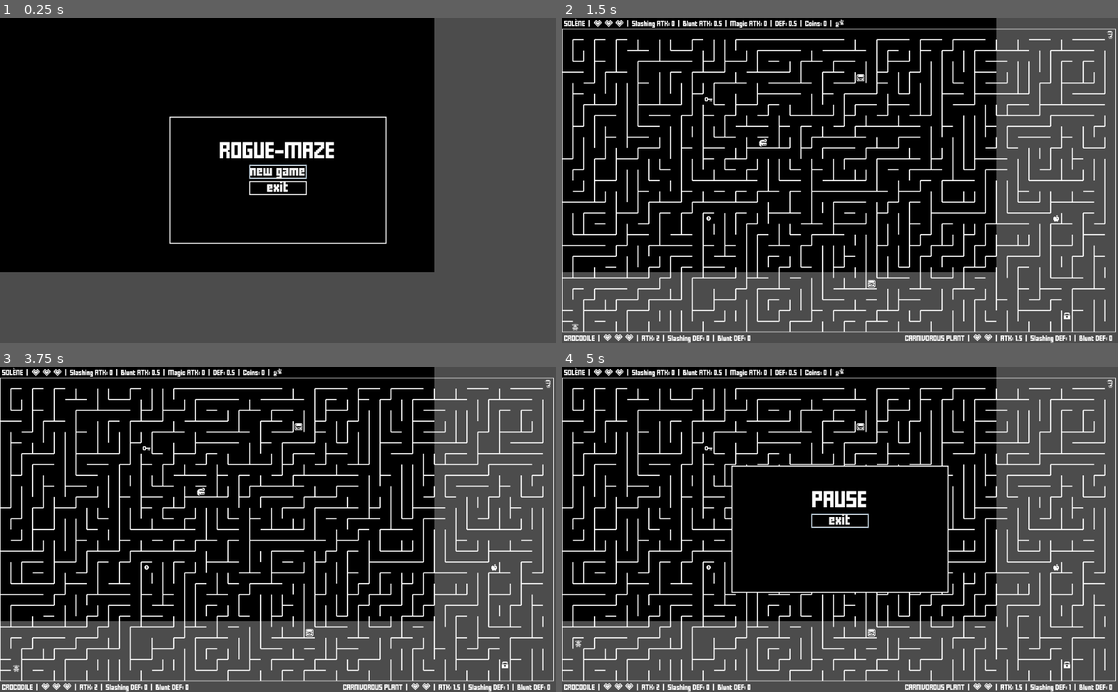
Above: before the commit, frames 1-4 (two rows, left to right).
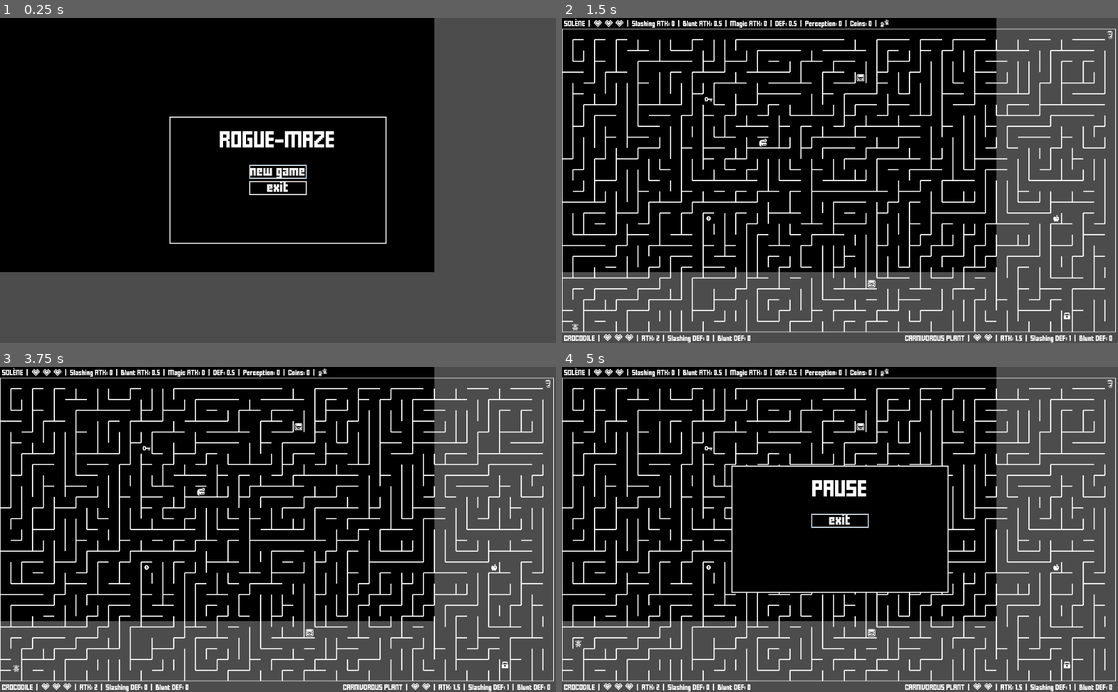
Above: after the commit, the same moments.

Repository: jGonzalezFernandez/rogue-maze
Game: Godot game, scene res://main/main.tscn
Same seed, same stepped clock (60 frames per second), same inputs: the game is played once before the commit and once after it.
Inputs:
- Up to frame 1 (0.25 s): no input
- Up to frame 2 (1.5 s): click "new game" at 0.5 s; tap Enter (bomb) at 1.25 s; hold Right (ui_right) from 1.28 s (still down); hold Enter (bomb) from 1.28 s (still down)
- Up to frame 3 (3.75 s): tap Space at 2, 3.5 s; release Right (ui_right) at 2.03 s; release Enter (bomb) at 2.03 s; hold Down (ui_down) 2.03-2.78 s; tap Shift (dash) at 2.1 s; tap Enter (bomb) at 2.75, 3.6 s; hold Right (ui_right) 2.78-3.53 s; hold Backspace (teleport) 2.78-3.53 s; hold Up (ui_up) from 3.53 s (still down)
- Up to frame 4 (5 s): release Up (ui_up) at 4.28 s; hold Left (ui_left) from 4.28 s (still down); hold Shift (dash) from 4.28 s (still down); tap Escape (menu) at 4.9 s

The runs differ from the first frame. In frame 1, 1.1% of the frame differs, in the area x 39-61%, y 34-44%; in frame 2, 0.2%; in frame 3, 0.2%; in frame 4, 0.7%.

Commit message:
Two new events added, plus the Lens of perception to obtain hints

Diff:
--- a/grid_elements/characters/player/player.gd
+++ b/grid_elements/characters/player/player.gd
@@ -19,6 +19,7 @@
 var blunt_atk = 1
 var magic_atk = 0
 var def = 1
+var perception = 0
 var coins = 0
 var dash_ability = false
 var teleport_ability = false
@@ -61,7 +62,7 @@
 
 func get_stats() -> String:
 	# We halve the stats displayed in the interface because it's easier to think in terms of whole hearts and half hearts
-	return "|  Slashing ATK: %s  |  Blunt ATK: %s  |  Magic ATK: %s  |  DEF: %s  |  Coins: %s  |" % [Utils.half(slashing_atk), Utils.half(blunt_atk), Utils.half(magic_atk), Utils.half(def), coins]
+	return "|  Slashing ATK: %s  |  Blunt ATK: %s  |  Magic ATK: %s  |  DEF: %s  |  Perception: %s  |  Coins: %s  |" % [Utils.half(slashing_atk), Utils.half(blunt_atk), Utils.half(magic_atk), Utils.half(def), perception, coins]
 
 func on_area_entered(area) -> void:
 	if area is BombExplosion:
--- a/gui_elements/popup/event_popup.gd
+++ b/gui_elements/popup/event_popup.gd
@@ -1,33 +1,60 @@
 class_name EventPopup
 extends PopupExt
 
-enum EventName {BAD_LEVER}
+enum EventName {BAD_LEVER, LOOSE_TILE, GOOD_LEVER}
 
-const BAD_LEVER_INTRO_MESSAGE = "You notice a lever on the wall hidden in the shadows.\nIt has a small skull engraved on it.\nDo you move the lever?"
+const BAD_LEVER_INTRO_MESSAGE = "You notice a lever on the wall hidden in the shadows.\nIt has a small circle engraved on it.\nDo you move the lever?"
+const BAD_LEVER_HINT = "\nPERCEPTION: in fact, the circle looks like some kind of skull."
 const BAD_LEVER_RESULT_MESSAGE = "It was a trap!\nA secret trapdoor opens in the ceiling and a stone falls on your head.\nYour life is reduced to half a heart."
+
+const LOOSE_TILE_INTRO_MESSAGE = "You notice a loose tile in the corner of the hallway that looks like a switch.\nUnder normal circumstances you would think it's a trap, but it's strange that it's not right in the middle of the path.\nDo you press it?"
+const LOOSE_TILE_HINT = "\nPERCEPTION: the floor sounds hollow in this area."
+const LOOSE_TILE_RESULT_MESSAGE = "The floor opens and you fall to the next level!\nYour life is reduced to half a heart."
+
+const GOOD_LEVER_INTRO_MESSAGE = "You notice a lever on the wall hidden in the shadows.\nIt has a small X engraved on it.\nDo you move the lever?"
+const GOOD_LEVER_HINT = "\nPERCEPTION: in fact, the X looks like a crossed fork and knife."
+const GOOD_LEVER_RESULT_MESSAGE = "A secret compartment opens in the wall. Under the light of a candelabra, the most wonderful food awaits you. What a delicious surprise!\nYou feel better than ever, and you regain all your life plus an extra heart."
 
 var event_name: int
 var intro_message: String
+var hint: String
 var result_message: String
 
+var player: Player
+var menu_popup: MenuPopup
 var small_font_theme: CustomTheme
 var yes_button: Button
 var no_button: Button
 var continue_button: Button
 
-func _init(event_name: int, main: ColorRect).(main) -> void:
+func _init(event_name: int, player: Player, menu_popup: MenuPopup, main: ColorRect).(main) -> void:
 	self.event_name = event_name
 	match event_name:
 		EventName.BAD_LEVER:
 			self.intro_message = BAD_LEVER_INTRO_MESSAGE
+			self.hint = BAD_LEVER_HINT
 			self.result_message = BAD_LEVER_RESULT_MESSAGE
+		EventName.LOOSE_TILE:
+			self.intro_message = LOOSE_TILE_INTRO_MESSAGE
+			self.hint = LOOSE_TILE_HINT
+			self.result_message = LOOSE_TILE_RESULT_MESSAGE
+		EventName.GOOD_LEVER:
+			self.intro_message = GOOD_LEVER_INTRO_MESSAGE
+			self.hint = GOOD_LEVER_HINT
+			self.result_message = GOOD_LEVER_RESULT_MESSAGE
 
+	self.player = player
+	self.menu_popup = menu_popup
 	small_font_theme = CustomTheme.new(CustomFont.new(CustomFont.SMALL_FONT_SIZE), main.color)
 
 func _ready() -> void:
+	menu_popup.set_process_input(false)
 	get_tree().paused = true
 
-	message.text = intro_message
+	var full_message = intro_message
+	if player.perception > 0:
+		full_message += hint
+	message.text = full_message
 	message.theme = small_font_theme
 
 	yes_button = Button.new()
--- a/gui_elements/popup/popup_ext.gd
+++ b/gui_elements/popup/popup_ext.gd
@@ -21,7 +21,7 @@
 	add_child(panel)
 
 	message = Label.new()
-	message.set_anchors_and_margins_preset(Control.PRESET_WIDE, 0, 50)
+	message.set_anchors_and_margins_preset(Control.PRESET_WIDE, 0, 30)
 	message.align = Label.ALIGN_CENTER
 	message.autowrap = true
 	add_child(message)
--- /dev/null
+++ b/gui_elements/status_bar/items/lens/lens.gd
@@ -0,0 +1,8 @@
+class_name Lens
+extends Item
+
+const LENS_TEXTURE_PATH = ResourcePath.ITEMS + "/lens/lens.png"
+const LENS_TEXTURE = preload(LENS_TEXTURE_PATH)
+
+func _init().(LENS_TEXTURE) -> void:
+	pass
--- a/gui_elements/status_bar/status_bar.gd
+++ b/gui_elements/status_bar/status_bar.gd
@@ -1,7 +1,7 @@
 class_name StatusBar
 extends HBoxContainer
 
-enum Item {GAUNTLETS, SWORD, MACE, WOODEN_SHIELD, CHAINMAIL, BOOTS, AMULET, HEART_CONTAINER, CHAOS_SWORD, HAMMER, SHIELD, RING, CLOAK, BOMB_BAG}
+enum Item {GAUNTLETS, SWORD, MACE, WOODEN_SHIELD, LENS, CHAINMAIL, BOOTS, AMULET, HEART_CONTAINER, CHAOS_SWORD, HAMMER, SHIELD, RING, CLOAK, BOMB_BAG}
 
 var layout_preset: int
 var offset: Vector2
--- a/main/main.gd
+++ b/main/main.gd
@@ -31,6 +31,7 @@
 var edged_weapon: Edgedweapon
 var blunt_weapon: BluntWeapon
 var shield: Shield
+var lens: Lens
 var armor: Armor
 var boots: Boots
 var amulet: Amulet
@@ -38,6 +39,7 @@
 var cloak: Cloak
 var bomb_bag: BombBag
 var first_events: Array
+var second_events: Array
 
 func _ready() -> void:
 #	randomize()
@@ -67,11 +69,12 @@
 	new_level()
 	set_enemy_status_bars()
 
-	first_items = [StatusBar.Item.SWORD, StatusBar.Item.MACE, StatusBar.Item.WOODEN_SHIELD]
+	first_items = [StatusBar.Item.SWORD, StatusBar.Item.MACE, StatusBar.Item.WOODEN_SHIELD, StatusBar.Item.LENS]
 	second_items = [StatusBar.Item.CHAINMAIL, StatusBar.Item.BOOTS, StatusBar.Item.AMULET, StatusBar.Item.HEART_CONTAINER]
 	third_items = [StatusBar.Item.CHAOS_SWORD, StatusBar.Item.HAMMER, StatusBar.Item.SHIELD, StatusBar.Item.RING, StatusBar.Item.CLOAK, StatusBar.Item.BOMB_BAG]
 
-	first_events = [EventPopup.EventName.BAD_LEVER]
+	first_events = [EventPopup.EventName.BAD_LEVER, EventPopup.EventName.LOOSE_TILE]
+	second_events = [EventPopup.EventName.GOOD_LEVER]
 
 func add_enemy(enemy: Enemy) -> void:
 	add_child(enemy)
@@ -108,7 +111,7 @@
 			maze = Maze.new(GenerationAlgorithm.SIDEWINDER, true)
 			add_enemy(Bear.new(maze.random_center_position(), player, maze, self))
 			add_enemy(Bat.new(maze.random_top_right_position(), player, maze, self))
-			add_element(Coin.new(maze.random_center_left_position(), self))
+			add_element(Event.new(maze.random_center_left_position(), self))
 			add_element(Coin.new(maze.random_center_right_position(), self))
 		3:
 			maze = Maze.new(GenerationAlgorithm.RECURSIVE_BACKTRACKER, true)
@@ -126,7 +129,7 @@
 			add_enemy(SkeletonKnight.new(maze.random_center_position(), player, maze, self))
 			add_enemy(HumanGhost.new(maze.random_top_right_position(), player, maze, self))
 			add_element(Coin.new(maze.random_center_left_position(), self))
-			add_element(Coin.new(maze.random_center_right_position(), self))
+			add_element(Event.new(maze.random_center_right_position(), self))
 		5:
 			maze = Maze.new(GenerationAlgorithm.RECURSIVE_DIVISION)
 			add_enemy(SkeletonWizard.new(maze.random_center_position(), player, maze, self))
@@ -176,6 +179,7 @@
 	clean_array(enemies)
 	clean_array(enemy_status_bars)
 	clean_array(minor_enemies)
+	remove(key)
 	if everything:
 		clean_array(allies)
 		remove(player_status_bar)
@@ -184,8 +188,8 @@
 		first_items.clear()
 		second_items.clear()
 		third_items.clear()
-		remove(key)
 		first_events.clear()
+		second_events.clear()
 	else:
 		# We want the allies to follow the Player to the next level, so we don't delete
 		# them to continue their treatment later (in the update_allies() function).
@@ -230,6 +234,15 @@
 
 func on_stairs_area_exited(_area) -> void:
 	stairs.stand_forward()
+
+func set_player_health(new_health: int) -> void:
+	player.health = new_health
+	player_status_bar.set_hearts(player.health)
+
+func add_heart_container(new_health: int) -> void:
+	player.max_health += 2
+	player_status_bar.heart_bar.add_child(Heart.new())
+	set_player_health(new_health)
 
 func on_treasure_area_entered(_area, treasure: Treasure) -> void:
 	if !first_items.empty():
@@ -246,6 +259,10 @@
 				shield = Shield.new()
 				player_status_bar.inventory.add_child(shield)
 				player.def += 1
+			StatusBar.Item.LENS:
+				lens = Lens.new()
+				player_status_bar.inventory.add_child(lens)
+				player.perception += 1
 	elif !second_items.empty():
 		match Utils.pop_random_elem(second_items):
 			StatusBar.Item.CHAINMAIL:
@@ -262,10 +279,7 @@
 				player_status_bar.inventory.add_child(amulet)
 				player.teleport_ability = true
 			StatusBar.Item.HEART_CONTAINER:
-				player.max_health += 2
-				player_status_bar.heart_bar.add_child(Heart.new())
-				player.health += 2
-				player_status_bar.set_hearts(player.health)
+				add_heart_container(player.health + 2)
 	elif !third_items.empty():
 		match Utils.pop_random_elem(third_items):
 			StatusBar.Item.CHAOS_SWORD:
@@ -349,19 +363,28 @@
 	food.stand_forward()
 
 func on_event_area_entered(_area, event: Event) -> void:
-	if !first_events.empty():
-		var event_popup = EventPopup.new(Utils.pop_random_elem(first_events), self)
-		gui_layer.add_child(event_popup)
-		event_popup.popup_centered()
-
+	var event_popup: EventPopup
+
+	if !first_events.empty() and level_number < 4:
+		event_popup = EventPopup.new(Utils.pop_random_elem(first_events), player, menu_popup, self)
+	elif !second_events.empty() and level_number < 7:
+		event_popup = EventPopup.new(Utils.pop_random_elem(second_events), player, menu_popup, self)
+
+	gui_layer.add_child(event_popup)
+	event_popup.popup_centered()
 	remove(event)
 
 func on_event_popup_continue_button_pressed(event_popup: EventPopup) -> void:
+	menu_popup.set_process_input(true)
 	get_tree().paused = false
 
 	match event_popup.event_name:
 		EventPopup.EventName.BAD_LEVER:
-			player.health = 1
-			player_status_bar.set_hearts(player.health)
+			set_player_health(1)
+		EventPopup.EventName.LOOSE_TILE:
+			set_player_health(1)
+			call_deferred("next_level")
+		EventPopup.EventName.GOOD_LEVER:
+			add_heart_container(player.max_health + 2)
 
 	remove(event_popup)
--- a/project.godot
+++ b/project.godot
@@ -198,6 +198,11 @@
 "class": "Key",
 "language": "GDScript",
 "path": "res://grid_elements/things/key/key.gd"
+}, {
+"base": "Item",
+"class": "Lens",
+"language": "GDScript",
+"path": "res://gui_elements/status_bar/items/lens/lens.gd"
 }, {
 "base": "Node2D",
 "class": "Maze",
@@ -368,6 +373,7 @@
 "IncorporealEnemy": "",
 "Item": "",
 "Key": "",
+"Lens": "",
 "Maze": "",
 "MenuPopup": "",
 "MobileEnemy": "",
Binary file added: gui_elements/status_bar/items/lens/lens.png
Not shown, added: gui_elements/status_bar/items/lens/lens.png.import
